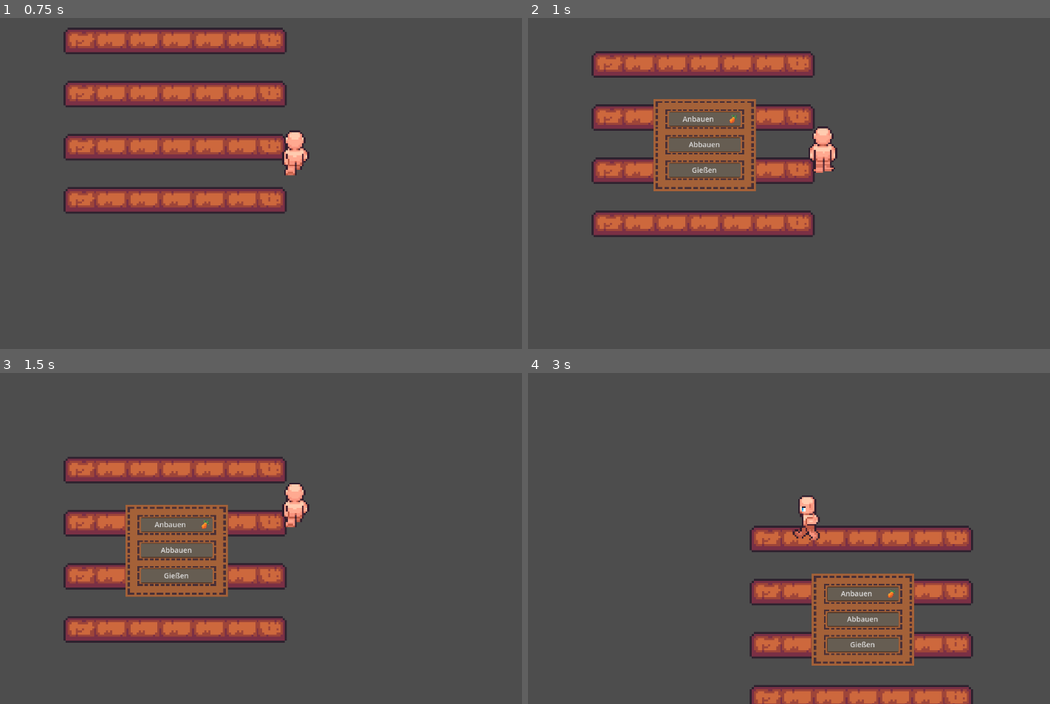
Above: before the commit, frames 1-4 (two rows, left to right).
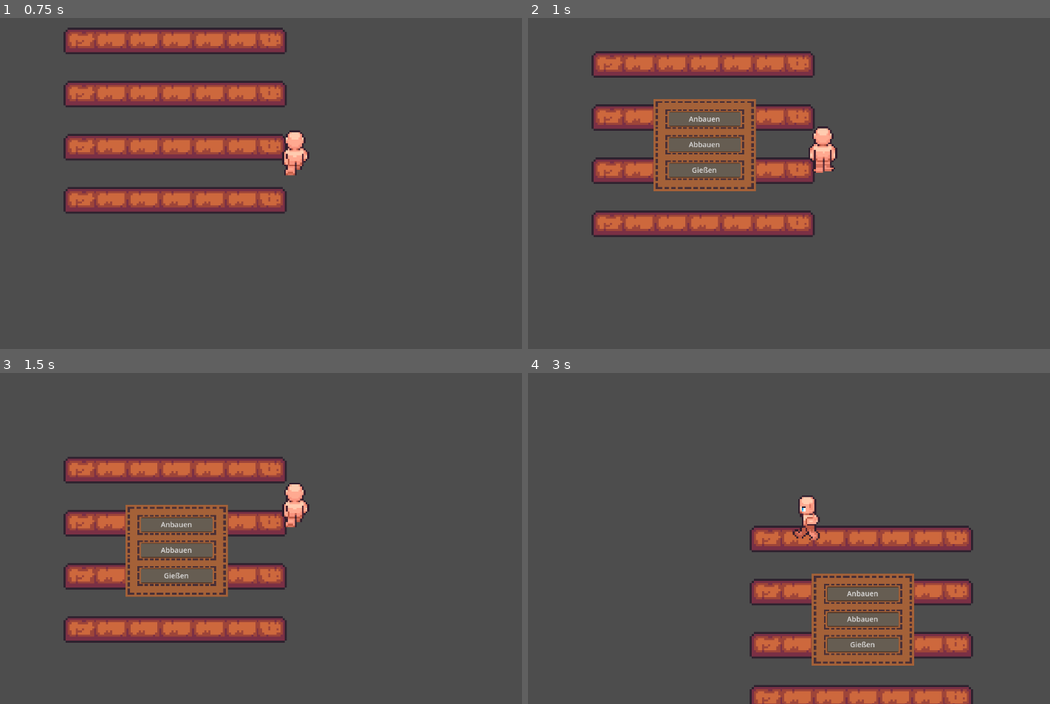
Above: after the commit, the same moments.

Repository: XDCocker420/Farming-Game-Project
Game: Godot game, scene res://scenes/maps/bill.tscn
Same seed, same stepped clock (60 frames per second), same inputs: the game is played once before the commit and once after it. This scene is started directly instead of the project's main scene.
Inputs (mouse positions are in pixels of both pictures, inside the frame that each line leads up to):
- Up to frame 1 (0.75 s): tap Enter (ui_accept) at 0.5 s; move the mouse to (78, 31) at 0.52 s; hold W (move_up) from 0.53 s (still down); hold E (interact) from 0.53 s (still down); click (78, 31) at 0.67 s
- Up to frame 2 (1 s): keep holding W (move_up); keep holding E (interact); tap Enter (ui_accept) at 0.77 s
- Up to frame 3 (1.5 s): keep holding W (move_up); move the mouse to (109, 445) at 1.27 s; release E (interact) at 1.28 s; click (109, 445) at 1.35 s
- Up to frame 4 (3 s): tap Enter (ui_accept) at 1.52 s; move the mouse to (674, 521) at 2.02 s; release W (move_up) at 2.03 s; hold Shift (sprint) 2.03-2.78 s; hold A (move_left) from 2.03 s (still down); click (674, 521) at 2.17 s; move the mouse to (820, 538) at 2.77 s; tap E (interact) at 2.85 s; click (820, 538) at 2.92 s

Frame 1 is identical in both runs. In frame 2, less than 0.1% of the frame differs, in the area x 29-41%, y 29-32%; in frame 3, less than 0.1%; in frame 4, less than 0.1%.

Commit message:
remove carrot icon from farming ui

Diff:
--- a/scenes/ui/ui_farming.tscn
+++ b/scenes/ui/ui_farming.tscn
@@ -1,8 +1,7 @@
-[gd_scene load_steps=4 format=3 uid="uid://bqag013g7o0c6"]
+[gd_scene load_steps=3 format=3 uid="uid://bqag013g7o0c6"]
 
 [ext_resource type="Texture2D" uid="uid://cfjfflsigxxw1" path="res://assets/gui/menu.png" id="1_yhy4n"]
 [ext_resource type="Script" path="res://scripts/ui/ui_farming.gd" id="1_ykl4m"]
-[ext_resource type="Texture2D" uid="uid://cq72eeq6qv0oy" path="res://assets/gui/icons/carrot.png" id="2_ybe8i"]
 
 [node name="FarmingUI" type="Control" groups=["ui_farming"]]
 z_index = 4
@@ -47,7 +46,6 @@
 offset_bottom = 37.0
 theme_override_font_sizes/font_size = 14
 text = "Anbauen"
-icon = ExtResource("2_ybe8i")
 icon_alignment = 2
 expand_icon = true
 
